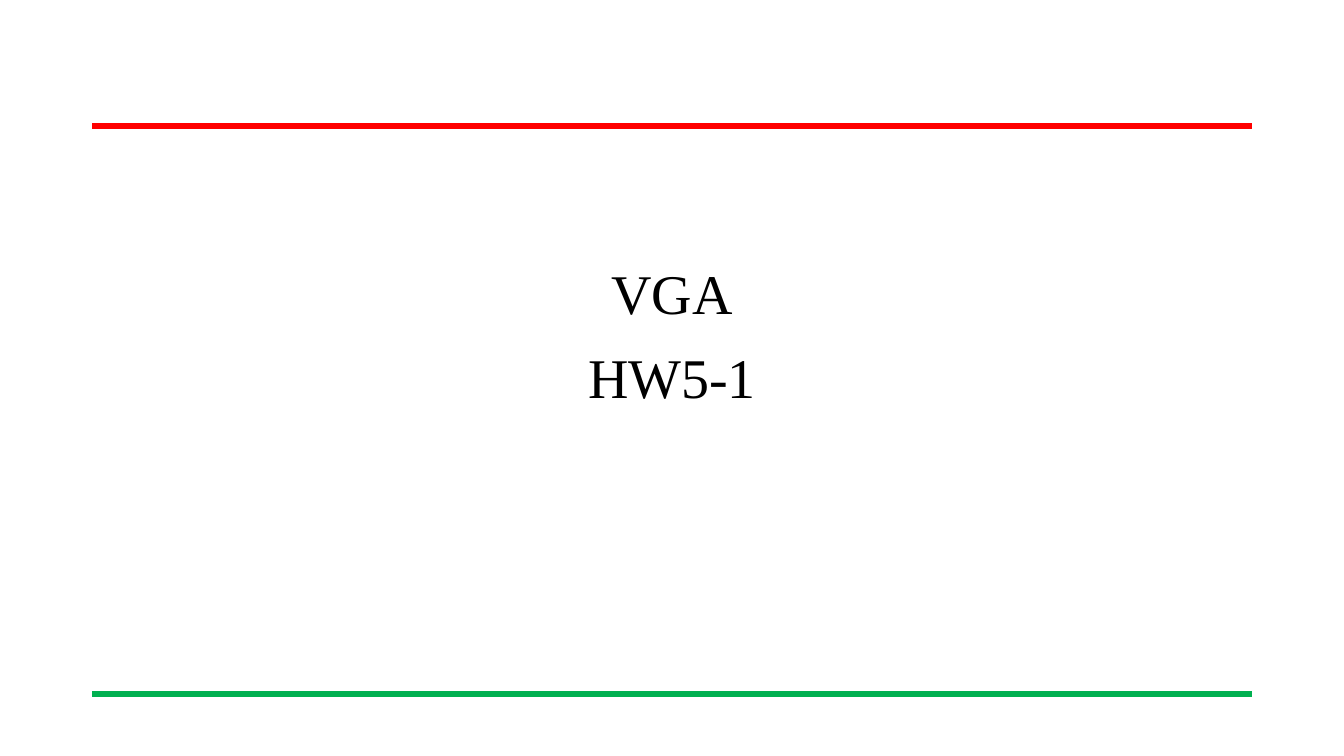
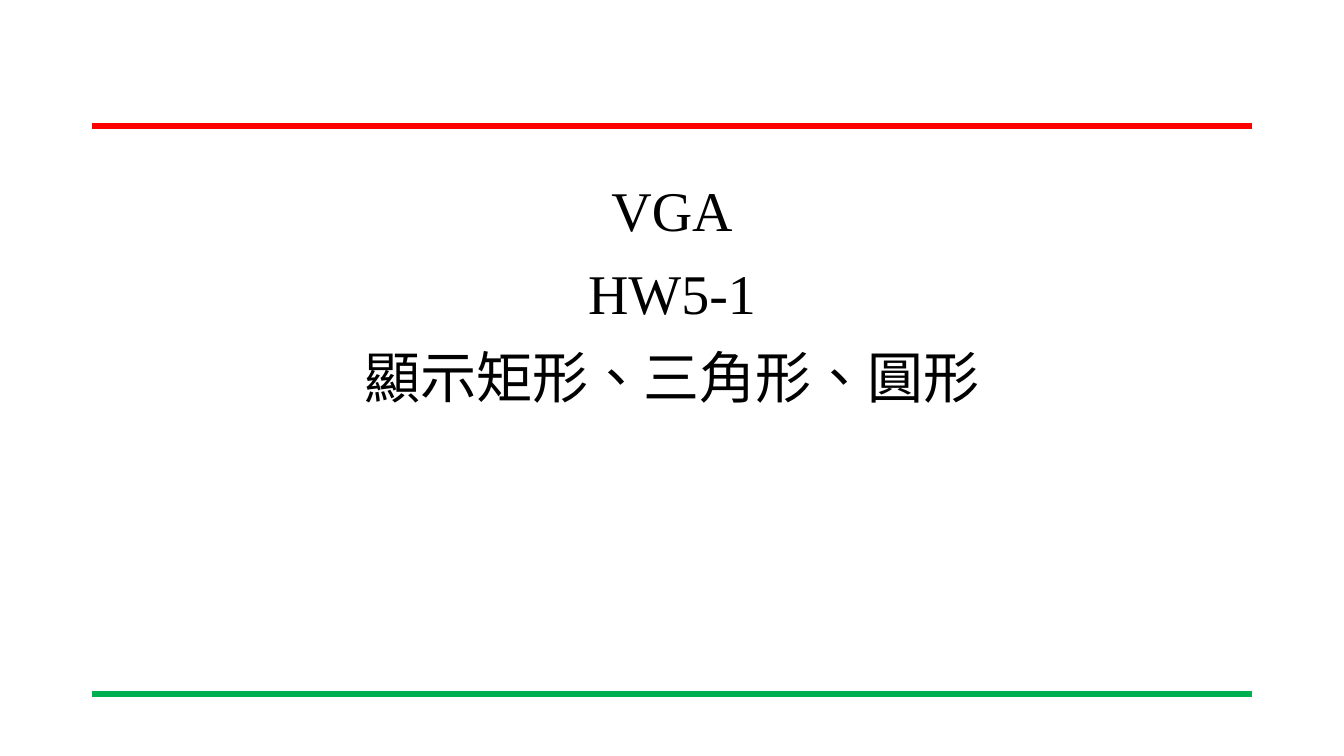
Before and after one commit to yihong92/FPGA, a slide deck: slide 1 of HW5/HW5-1 VGA顯示/HW5-1 VGA顯示.pptx. Drawn at 1344x756 pixels with LibreOffice and Linux fonts; fonts in the diff are those of the drawing; background and template pictures are left out. Boxes give left, top, right and bottom in pixels: in the first picture for what was removed or moved away, otherwise in the second. Text is boxed around its words. In the diff, an @@ line names an element or a change of style, - is before the commit and + after.

```diff
--- a/HW5/HW5-1 VGA顯示/HW5-1 VGA顯示.pptx
+++ b/HW5/HW5-1 VGA顯示/HW5-1 VGA顯示.pptx
@@ title at <box>364,194,979,403</box>: text changed @@
-VGA
-HW5-1
+VGA
+HW5-1
+顯示矩形、三角形、圓形
```
Also in this commit, not shown: 5 other slides changed, 1 slide added, 12 slides removed, 1 other file.
